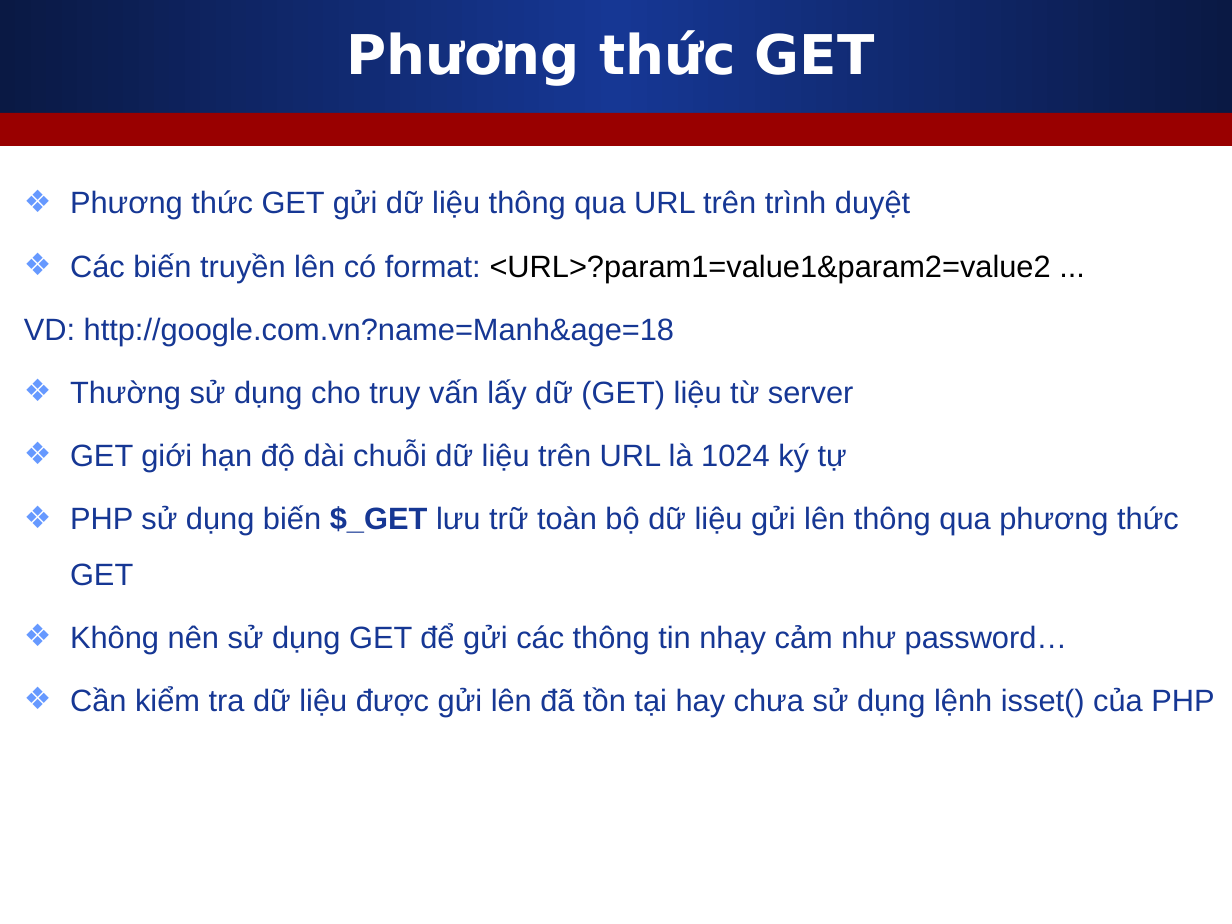
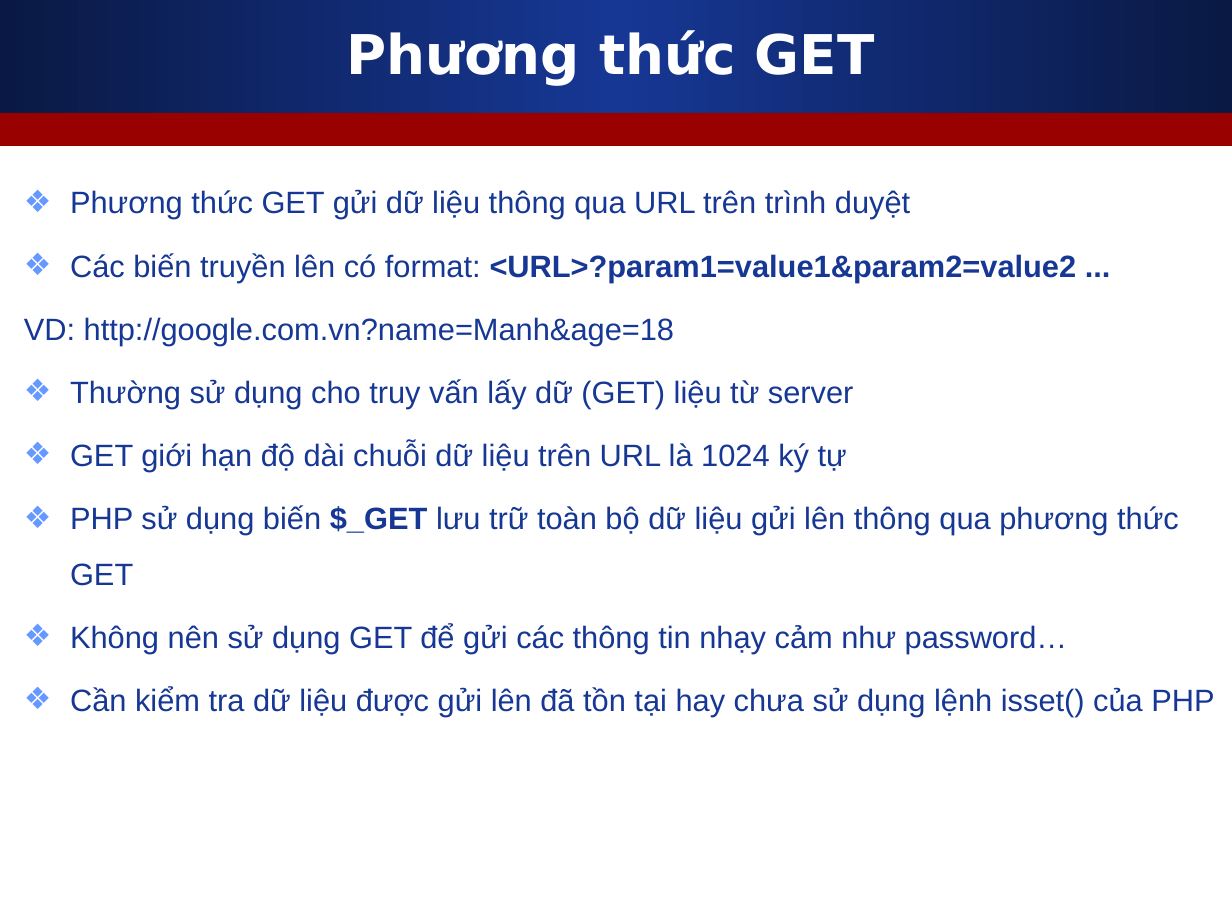
Before and after one commit to melng124/php39_devpro, a slide deck: slide 3 of Day14_Form/Slides/2_GET_POST_Method_REQUEST_Variable.ppt. Drawn at 1232x924 pixels with LibreOffice and Linux fonts; fonts in the diff are those of the drawing. Boxes give left, top, right and bottom in pixels: in the first picture for what was removed or moved away, otherwise in the second. Text is boxed around its words. In the diff, an @@ line names an element or a change of style, - is before the commit and + after.

```diff
--- a/Day14_Form/Slides/2_GET_POST_Method_REQUEST_Variable.ppt
+++ b/Day14_Form/Slides/2_GET_POST_Method_REQUEST_Variable.ppt
@@ text at [70, 253, 1077, 282]: text colour #000000 to #163794, bold on in "<URL>?param1=value1&param2=value2 ..." @@
```
Also in this commit, not shown: 2 other files.
